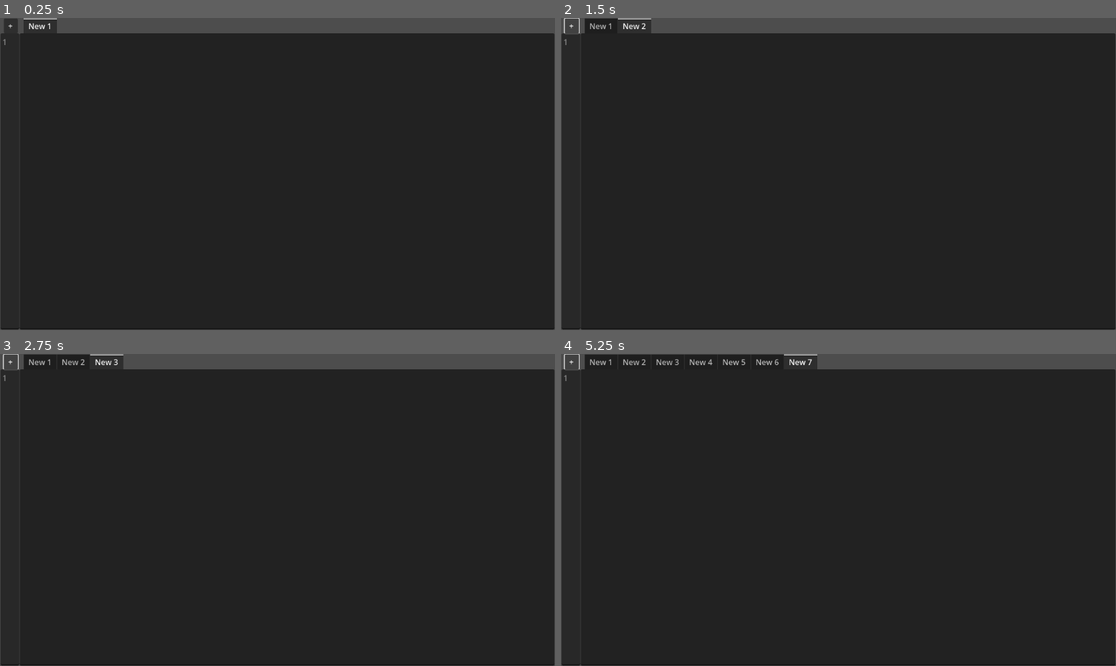
Above: before the commit, frames 1-4 (two rows, left to right).
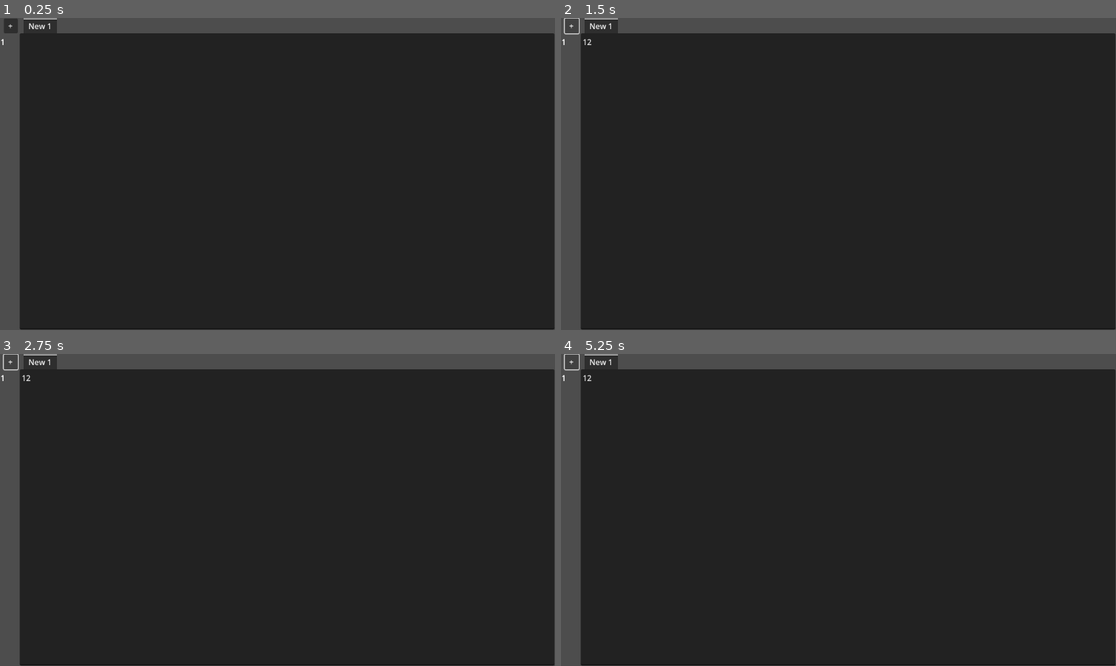
Above: after the commit, the same moments.

Repository: JacobMundy/Worst-Editor
Game: Godot game, scene res://Main.tscn
Same seed, same stepped clock (60 frames per second), same inputs: the game is played once before the commit and once after it.
Inputs (mouse positions are in pixels of both pictures, inside the frame that each line leads up to):
- Up to frame 1 (0.25 s): no input
- Up to frame 2 (1.5 s): click (849, 180) at 0.52 s; type "12" at 0.6 s; click "+" at 1.25 s
- Up to frame 3 (2.75 s): click "+" at 2 s
- Up to frame 4 (5.25 s): click "+" at 2.75 s; tap Enter at 3.5, 5 s; hold Ctrl 3.53-4.28 s; tap Space at 4.25 s; tap Ctrl at 4.35 s; hold Ctrl from 5.03 s (still down)

The runs differ from the first frame. In frame 1, 3.2% of the frame differs, in the area x 0-4%, y 4-100%; in frame 2, 3.6%; in frame 3, 3.8%; in frame 4, 4.9%, in the area x 0-47%, y 0-100%.
Error after the commit: Invalid call. Nonexistent function 'set_new_text_edit' in base 'RichTextLabel'. (res://Main.gd:21)

Commit message:
scene changes
LineCounter changed to rich text label

Diff:
--- a/Main.tscn
+++ b/Main.tscn
@@ -29,7 +29,7 @@
 
 [node name="WordCounter" type="Label" parent="."]
 offset_top = 624.0
-offset_right = 40.0
+offset_right = 1.0
 offset_bottom = 647.0
 
 [node name="ChangeFileNameWindow" type="Window" parent="."]
@@ -89,19 +89,15 @@
 grow_vertical = 0
 text = "Cancel"
 
-[node name="LineCounter" type="TextEdit" parent="."]
+[node name="LineCounter" type="RichTextLabel" parent="."]
 offset_left = 1.0
-offset_top = 32.0
+offset_top = 38.0
 offset_right = 40.0
-offset_bottom = 647.0
+offset_bottom = 645.0
+bbcode_enabled = true
 text = "1"
-editable = false
-context_menu_enabled = false
 shortcut_keys_enabled = false
-selecting_enabled = false
 drag_and_drop_selection_enabled = false
-virtual_keyboard_enabled = false
-middle_mouse_paste_enabled = false
 script = ExtResource("4_cdwkw")
 
 [node name="SaveFileDialog" type="FileDialog" parent="."]
